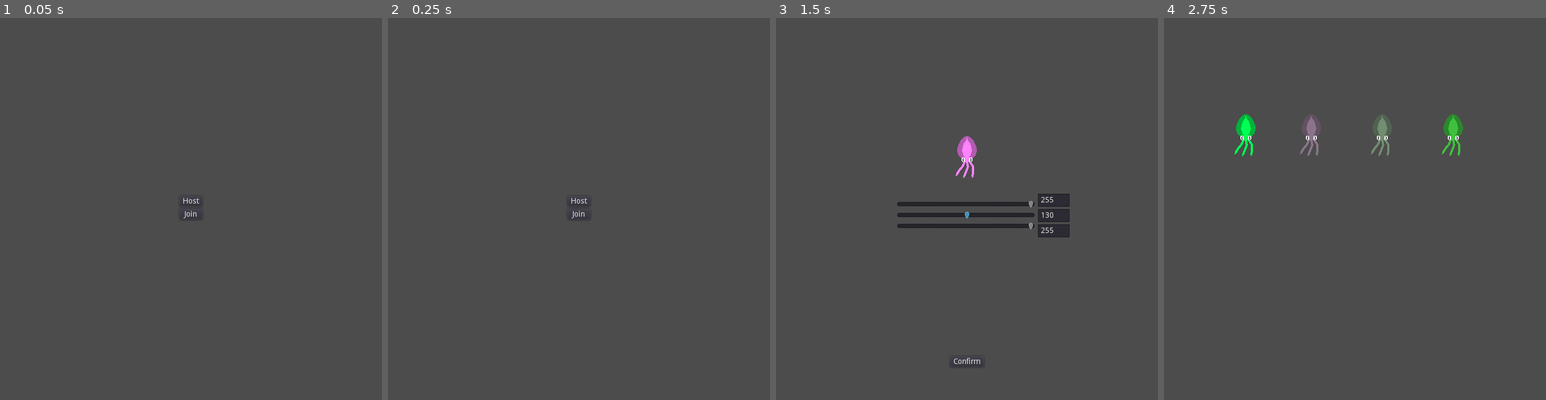
Above: before the commit, frames 1-4 (left to right).
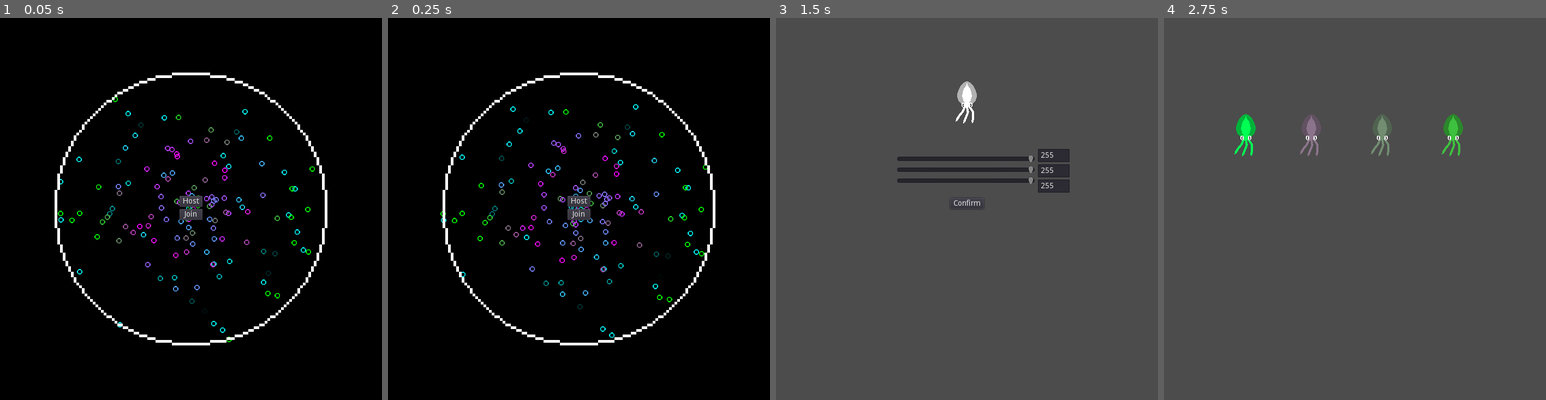
Above: after the commit, the same moments.

Repository: the-alex-g/NetworkedSquidGame
Game: Godot game, scene res://PlayerIntegration/Lobby/Lobby.tscn
The game is run twice, just before and just after one commit, with the same random seed, the same clock (stepped at 60 frames per second) and the same inputs.
Inputs (mouse positions are in pixels of both pictures, inside the frame that each line leads up to):
- Up to frame 1 (0.05 s): no input
- Up to frame 2 (0.25 s): no input
- Up to frame 3 (1.5 s): click "Host" at 0.5 s; click (967, 212) at 1.25 s, where only the run after the commit has a clickable "Join"
- Up to frame 4 (2.75 s): click "Confirm" at 2 s

The runs differ from the first frame. In frame 1, 100% of the frame differs, in the area x 0-100%, y 0-100%; in frame 2, 100%; in frame 3, 4.8%; in frame 4, nothing differs.

Commit message:
Add background: partial

Diff:
--- /dev/null
+++ b/project/Art/Particles.tscn
@@ -0,0 +1,62 @@
+[gd_scene load_steps=6 format=2]
+
+[ext_resource path="res://Art/SmallCircle.png" type="Texture" id=1]
+[ext_resource path="res://Art/LargeCircle.png" type="Texture" id=2]
+
+[sub_resource type="Gradient" id=1]
+offsets = PoolRealArray( 0, 0.390728, 0.695364 )
+colors = PoolColorArray( 0, 1, 0, 1, 1, 0, 1, 1, 0, 1, 1, 1 )
+
+[sub_resource type="Gradient" id=2]
+offsets = PoolRealArray( 0, 0.437086, 0.781457 )
+colors = PoolColorArray( 1, 0, 1, 1, 0, 1, 1, 1, 0, 1, 1, 0 )
+
+[sub_resource type="Gradient" id=3]
+offsets = PoolRealArray( 0, 0.370861, 0.715232 )
+colors = PoolColorArray( 0, 1, 1, 1, 1, 0, 1, 1, 0, 1, 0, 1 )
+
+[node name="Particles" type="Node2D"]
+position = Vector2( 350, 350 )
+
+[node name="ColorRect" type="ColorRect" parent="."]
+margin_left = -382.0
+margin_top = -781.0
+margin_right = 372.0
+margin_bottom = 369.0
+color = Color( 0, 0, 0, 1 )
+__meta__ = {
+"_edit_use_anchors_": false
+}
+
+[node name="Particles" type="CPUParticles2D" parent="."]
+amount = 50
+lifetime = 5.0
+preprocess = 5.0
+texture = ExtResource( 1 )
+spread = 180.0
+gravity = Vector2( 0, 0 )
+initial_velocity = 50.0
+color_ramp = SubResource( 1 )
+
+[node name="CPUParticles2D" type="CPUParticles2D" parent="."]
+amount = 50
+lifetime = 5.0
+preprocess = 5.0
+texture = ExtResource( 1 )
+spread = 180.0
+gravity = Vector2( 0, 0 )
+initial_velocity = 50.0
+color_ramp = SubResource( 2 )
+
+[node name="CPUParticles2D2" type="CPUParticles2D" parent="."]
+amount = 50
+lifetime = 5.0
+preprocess = 5.0
+texture = ExtResource( 1 )
+spread = 180.0
+gravity = Vector2( 0, 0 )
+initial_velocity = 50.0
+color_ramp = SubResource( 3 )
+
+[node name="Sprite" type="Sprite" parent="."]
+texture = ExtResource( 2 )
--- a/project/Game/Game.tscn
+++ b/project/Game/Game.tscn
@@ -1,8 +1,11 @@
-[gd_scene load_steps=2 format=2]
+[gd_scene load_steps=3 format=2]
 
 [ext_resource path="res://Game/Game.gd" type="Script" id=1]
+[ext_resource path="res://Art/Particles.tscn" type="PackedScene" id=2]
 
 [node name="Game" type="Node2D"]
 script = ExtResource( 1 )
 
+[node name="Particles" parent="." instance=ExtResource( 2 )]
+
 [node name="Players" type="Node2D" parent="."]
--- a/project/PlayerIntegration/Lobby/Lobby.tscn
+++ b/project/PlayerIntegration/Lobby/Lobby.tscn
@@ -1,6 +1,23 @@
-[gd_scene load_steps=2 format=2]
+[gd_scene load_steps=5 format=2]
 
 [ext_resource path="res://PlayerIntegration/Lobby/Lobby.gd" type="Script" id=1]
+[ext_resource path="res://Art/Particles.tscn" type="PackedScene" id=2]
+[ext_resource path="res://PlayerIntegration/PlayerGeneration/ColorSelector.tscn" type="PackedScene" id=3]
+
+[sub_resource type="Animation" id=1]
+resource_name = "CameraSlide"
+tracks/0/type = "value"
+tracks/0/path = NodePath("Camera2D:position")
+tracks/0/interp = 1
+tracks/0/loop_wrap = true
+tracks/0/imported = false
+tracks/0/enabled = true
+tracks/0/keys = {
+"times": PoolRealArray( 0, 1 ),
+"transitions": PoolRealArray( 1, 1 ),
+"update": 0,
+"values": [ Vector2( 0, 0 ), Vector2( 0, -350 ) ]
+}
 
 [node name="Lobby" type="Control"]
 anchor_right = 1.0
@@ -9,6 +26,8 @@
 __meta__ = {
 "_edit_use_anchors_": false
 }
+
+[node name="Particles" parent="." instance=ExtResource( 2 )]
 
 [node name="VBoxContainer" type="VBoxContainer" parent="."]
 anchor_left = 0.5
@@ -39,5 +58,15 @@
 __meta__ = {
 "_edit_use_anchors_": false
 }
+
+[node name="ColorSelector" parent="." instance=ExtResource( 3 )]
+margin_top = -349.627
+margin_bottom = -349.627
+
+[node name="Camera2D" type="Camera2D" parent="."]
+offset = Vector2( 350, 350 )
+
+[node name="AnimationPlayer" type="AnimationPlayer" parent="."]
+anims/CameraSlide = SubResource( 1 )
 [connection signal="pressed" from="VBoxContainer/Host" to="." method="_on_Host_pressed"]
 [connection signal="pressed" from="VBoxContainer/Join" to="." method="_on_Join_pressed"]
--- a/project/PlayerIntegration/PlayerGeneration/ColorSelector.tscn
+++ b/project/PlayerIntegration/PlayerGeneration/ColorSelector.tscn
@@ -17,18 +17,17 @@
 anchor_right = 0.5
 anchor_bottom = 0.5
 margin_left = -129.0
-margin_top = -28.0
+margin_top = -100.0
 margin_right = 125.0
-margin_bottom = 50.0
+margin_bottom = -50.0
 alignment = 1
 __meta__ = {
 "_edit_use_anchors_": false
 }
 
 [node name="R" type="HSlider" parent="VBoxContainer"]
-margin_top = 11.0
 margin_right = 254.0
-margin_bottom = 27.0
+margin_bottom = 16.0
 max_value = 255.0
 value = 255.0
 __meta__ = {
@@ -36,9 +35,9 @@
 }
 
 [node name="G" type="HSlider" parent="VBoxContainer"]
-margin_top = 31.0
+margin_top = 20.0
 margin_right = 254.0
-margin_bottom = 47.0
+margin_bottom = 36.0
 max_value = 255.0
 value = 255.0
 __meta__ = {
@@ -46,9 +45,9 @@
 }
 
 [node name="B" type="HSlider" parent="VBoxContainer"]
-margin_top = 51.0
+margin_top = 40.0
 margin_right = 254.0
-margin_bottom = 67.0
+margin_bottom = 56.0
 max_value = 255.0
 value = 255.0
 __meta__ = {
@@ -61,9 +60,9 @@
 anchor_right = 0.5
 anchor_bottom = 0.5
 margin_left = 130.0
-margin_top = -28.0
+margin_top = -110.0
 margin_right = 138.0
-margin_bottom = 28.0
+margin_bottom = -50.0
 alignment = 1
 __meta__ = {
 "_edit_use_anchors_": false
@@ -85,15 +84,17 @@
 
 [node name="ConfirmButton" type="Button" parent="."]
 anchor_left = 0.5
-anchor_top = 1.0
+anchor_top = 0.5
 anchor_right = 0.5
-anchor_bottom = 1.0
+anchor_bottom = 0.5
 margin_left = -31.0
-margin_top = -80.0
+margin_top = -20.0
 margin_right = 31.0
-margin_bottom = -60.0
 text = "Confirm"
+__meta__ = {
+"_edit_use_anchors_": false
+}
 
 [node name="SquidBody" parent="." instance=ExtResource( 2 )]
-position = Vector2( 350, 500 )
+position = Vector2( 350, 400 )
 [connection signal="pressed" from="ConfirmButton" to="." method="_on_ConfirmButton_pressed"]
Binary file added: project/Art/LargeCircle.png
Not shown, added: project/Art/LargeCircle.png.import
Binary file added: project/Art/SmallCircle.png
Not shown, added: project/Art/SmallCircle.png.import
Not shown, added: project/Art/PiskelFiles/LargeCircle.piskel
Not shown, added: project/Art/PiskelFiles/SmallCircle.piskel
